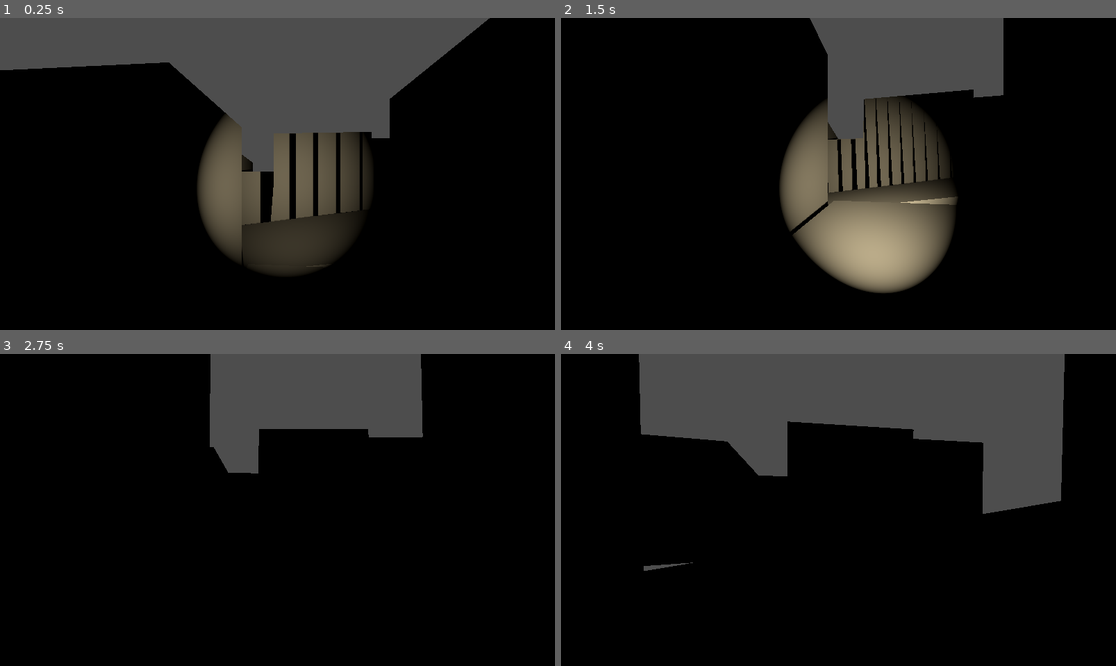
Above: before the commit, frames 1-4 (two rows, left to right).
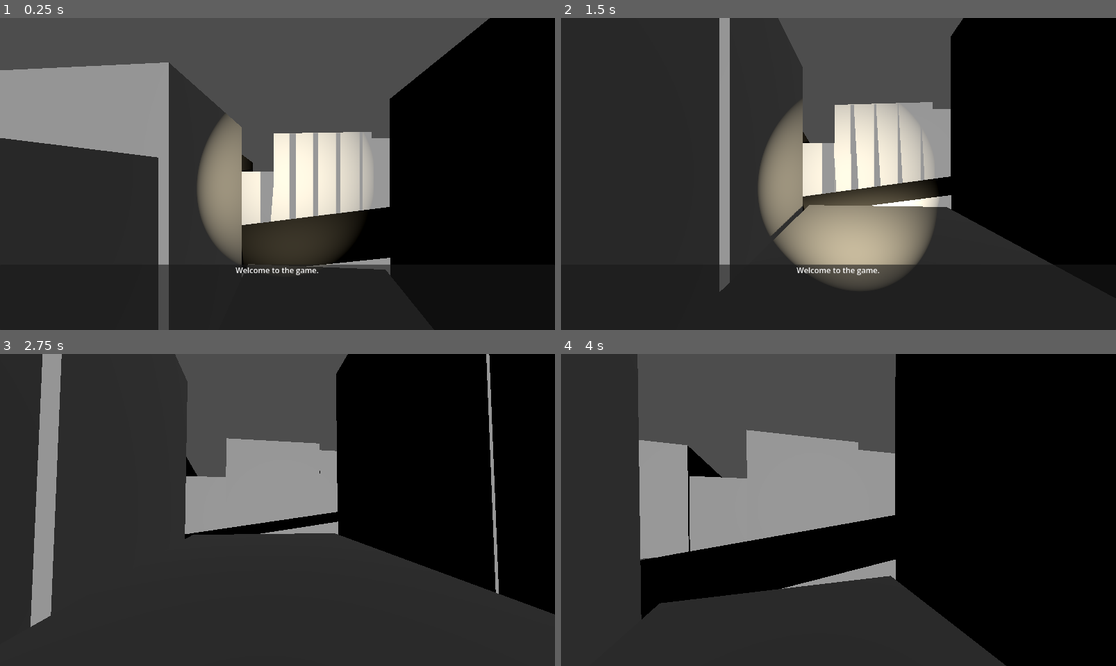
Above: after the commit, the same moments.

Repository: AlexYud/descarrilado
Game: Godot game, scene res://scenes/Main.tscn
The game is run twice, just before and just after one commit, with the same random seed, the same clock (stepped at 60 frames per second) and the same inputs. Sound files missing from this copy of the repository are replaced by a short silence.
Inputs (mouse positions are in pixels of both pictures, inside the frame that each line leads up to):
- Up to frame 1 (0.25 s): no input
- Up to frame 2 (1.5 s): tap Enter (dialog_continue, bound only after the commit) at 0.5, 0.8, 1.35 s; move the mouse to (866, 174) at 0.52 s; hold Ctrl (crouch) 0.53-1.28 s; hold W (up) from 0.53 s (still down); click (866, 174) at 0.67 s; tap Space (jump) at 0.77 s; move the mouse to (810, 174) at 1.27 s; click (810, 174) at 1.42 s
- Up to frame 3 (2.75 s): keep holding W (up); tap Space (jump) at 1.52 s; tap Ctrl (crouch) at 1.55 s; move the mouse to (288, 503) at 2.02 s; hold Ctrl (crouch) from 2.03 s (still down); click (288, 503) at 2.17 s; tap Enter (dialog_continue, bound only after the commit) at 2.3 s
- Up to frame 4 (4 s): keep holding W (up); move the mouse to (832, 516) at 2.77 s; release Ctrl (crouch) at 2.78 s; click (832, 516) at 2.85 s; tap Space (jump) at 3.02, 3.77 s; tap Ctrl (crouch) at 3.05 s; move the mouse to (877, 513) at 3.52 s; hold Shift (sprint) from 3.53 s (still down); click (877, 513) at 3.67 s; tap Enter (dialog_continue, bound only after the commit) at 3.8 s

The runs differ from the first frame. In frame 1, 48% of the frame differs, in the area x 0-79%, y 14-100%; in frame 2, 70%, in the area x 0-100%, y 0-100%; in frame 3, 70%; in frame 4, 55%.

Commit message:
Implement dialogue system with DialogueManager and DialogueBox

Diff:
--- a/project.godot
+++ b/project.godot
@@ -14,6 +14,10 @@
 run/main_scene="uid://cily3cdujyv7r"
 config/features=PackedStringArray("4.6", "Forward Plus")
 config/icon="res://icon.svg"
+
+[autoload]
+
+DialogueManager="*uid://ce4t2jp8vp1ce"
 
 [input]
 
@@ -62,6 +66,11 @@
 "events": [null, Object(InputEventMouseButton,"resource_local_to_scene":false,"resource_name":"","device":-1,"window_id …(264 unchanged characters)…
 ]
 }
+dialog_continue={
+"deadzone": 0.2,
+"events": [Object(InputEventKey,"resource_local_to_scene":false,"resource_name":"","device":-1,"window_id":0,"alt_pressed":false,"shift_pressed":false,"ctrl_pressed":false,"meta_pressed":false,"pressed":false,"keycode":0,"physical_keycode":4194309,"key_label":0,"unicode":0,"location":0,"echo":false,"script":null)
+]
+}
 
 [physics]
 
--- a/scenes/Main.tscn
+++ b/scenes/Main.tscn
@@ -179,3 +179,6 @@
 transform = Transform3D(0.995453, 0, -0.09525506, 0, 1, 0, 0.09525506, 0, 0.995453, 10.4976015, 3.429609, -11.476193)
 use_collision = true
 size = Vector3(13.437012, 6.964081, 4.8323402)
+
+[node name="DirectionalLight3D" type="DirectionalLight3D" parent="." unique_id=2049918596]
+transform = Transform3D(1, 0, 0, 0, 1, 0, 0, 0, 1, 0, 38.318886, 0)
--- a/scripts/Player.gd
+++ b/scripts/Player.gd
@@ -50,27 +50,45 @@
 var original_hand_position: Vector3 = Vector3.ZERO
 
 var audio_trigger_areas: Dictionary = {}
+var dialogue_frozen: bool = false
 
 
 func _ready() -> void:
+	if not DialogueManager.player_freeze_changed.is_connected(_on_dialogue_freeze_changed):
+		DialogueManager.player_freeze_changed.connect(_on_dialogue_freeze_changed)
+
 	Input.set_mouse_mode(Input.MOUSE_MODE_CAPTURED)
 	original_camera_position = camera.position
 	original_hand_position = hand.position
 	register_audio_triggers()
 
+	# Optional test:
+	DialogueManager.show_timed("Welcome to the game.", 2.0, true)
+	DialogueManager.show_continue("This message waits for Enter.", false)
+
 
 func _input(event: InputEvent) -> void:
+	if event is InputEventKey and event.pressed and event.keycode == KEY_ESCAPE:
+		get_tree().quit()
+		return
+
+	if dialogue_frozen:
+		return
+
 	if event is InputEventMouseMotion:
 		look_yaw += event.relative.x * camera_sensitivity
 		look_pitch += event.relative.y * camera_sensitivity
 		look_pitch = clampf(look_pitch, -35.0, 35.0)
 
-	if event is InputEventKey and event.pressed and event.keycode == KEY_ESCAPE:
-		get_tree().quit()
-
 
 func _physics_process(delta: float) -> void:
 	_apply_look(delta)
+
+	if dialogue_frozen:
+		_apply_gravity_only(delta)
+		_update_frozen_view(delta)
+		move_and_slide()
+		return
 
 	var move_dir: Vector3 = _get_move_direction()
 	var wants_crouch: bool = Input.is_action_pressed("crouch")
@@ -83,6 +101,13 @@
 	_update_view_effects(delta, move_dir, wants_crouch, wants_sprint)
 
 	move_and_slide()
+
+
+func _on_dialogue_freeze_changed(is_frozen: bool) -> void:
+	dialogue_frozen = is_frozen
+
+	if dialogue_frozen:
+		_stop_footsteps()
 
 
 func _apply_look(delta: float) -> void:
@@ -171,6 +196,18 @@
 	var fov_speed: float = clampf(horizontal_speed, 0.0, SPRINT_SPEED * 2.0)
 	var target_fov: float = BASE_FOV + FOV_CHANGE * fov_speed
 	camera.fov = lerpf(camera.fov, target_fov, delta * 8.0)
+
+
+func _update_frozen_view(delta: float) -> void:
+	bob_time = 0.0
+	last_step_phase = false
+	_stop_footsteps()
+
+	var final_offset: Vector3 = Vector3(0.0, crouch_offset, 0.0)
+
+	camera.position = camera.position.lerp(original_camera_position + final_offset, delta * camera_lerp_speed)
+	hand.position = hand.position.lerp(original_hand_position + final_offset, delta * camera_lerp_speed)
+	camera.fov = lerpf(camera.fov, BASE_FOV, delta * 8.0)
 
 
 func _headbob(time: float) -> Vector3:
--- /dev/null
+++ b/ui/dialogue/DialogueBox.gd
@@ -0,0 +1,56 @@
+extends CanvasLayer
+class_name DialogueBox
+
+signal finished
+
+@onready var root: Control = $Root
+@onready var message_label: Label = $Root/BottomMargin/Panel/VBox/MessageLabel
+@onready var hint_label: Label = $Root/BottomMargin/Panel/VBox/HintLabel
+@onready var hide_timer: Timer = $HideTimer
+
+var waiting_for_input: bool = false
+
+func _ready() -> void:
+	root.visible = false
+	hide_timer.one_shot = true
+	hide_timer.timeout.connect(_on_hide_timer_timeout)
+
+func show_timed_message(text: String, duration: float) -> void:
+	waiting_for_input = false
+	message_label.text = text
+	hint_label.text = ""
+	root.visible = true
+	hide_timer.start(duration)
+
+func show_continue_message(text: String) -> void:
+	waiting_for_input = true
+	hide_timer.stop()
+	message_label.text = text
+	hint_label.text = "Press Enter or click to continue"
+	root.visible = true
+
+func hide_message() -> void:
+	waiting_for_input = false
+	hide_timer.stop()
+	root.visible = false
+
+func _unhandled_input(event: InputEvent) -> void:
+	if not root.visible:
+		return
+
+	if not waiting_for_input:
+		return
+
+	if event.is_action_pressed("dialog_continue"):
+		get_viewport().set_input_as_handled()
+		finished.emit()
+		return
+
+	if event is InputEventMouseButton:
+		var mouse_event: InputEventMouseButton = event
+		if mouse_event.pressed and mouse_event.button_index == MOUSE_BUTTON_LEFT:
+			get_viewport().set_input_as_handled()
+			finished.emit()
+
+func _on_hide_timer_timeout() -> void:
+	finished.emit()
--- /dev/null
+++ b/ui/dialogue/DialogueBox.tscn
@@ -0,0 +1,42 @@
+[gd_scene format=3 uid="uid://e2gh377r1chw"]
+
+[ext_resource type="Script" uid="uid://cdr71vk7hbsph" path="res://ui/dialogue/DialogueBox.gd" id="1_jlwca"]
+
+[node name="DialogueBox" type="CanvasLayer" unique_id=316858389]
+script = ExtResource("1_jlwca")
+
+[node name="Root" type="Control" parent="." unique_id=1813859167]
+layout_mode = 3
+anchors_preset = 15
+anchor_right = 1.0
+anchor_bottom = 1.0
+grow_horizontal = 2
+grow_vertical = 2
+
+[node name="BottomMargin" type="MarginContainer" parent="Root" unique_id=1394726270]
+layout_mode = 1
+offset_top = 512.0
+offset_right = 1152.0
+offset_bottom = 648.0
+
+[node name="Panel" type="PanelContainer" parent="Root/BottomMargin" unique_id=1782297319]
+layout_mode = 2
+
+[node name="VBox" type="VBoxContainer" parent="Root/BottomMargin/Panel" unique_id=296830652]
+layout_mode = 2
+
+[node name="MessageLabel" type="Label" parent="Root/BottomMargin/Panel/VBox" unique_id=521202641]
+layout_mode = 2
+text = "Dialogue text here"
+horizontal_alignment = 1
+vertical_alignment = 1
+autowrap_mode = 2
+
+[node name="HintLabel" type="Label" parent="Root/BottomMargin/Panel/VBox" unique_id=9767359]
+layout_mode = 2
+text = "Press enter to continue"
+horizontal_alignment = 1
+autowrap_mode = 2
+
+[node name="HideTimer" type="Timer" parent="." unique_id=931241734]
+one_shot = true
--- /dev/null
+++ b/ui/dialogue/DialogueManager.gd
@@ -0,0 +1,91 @@
+extends Node
+
+signal player_freeze_changed(is_frozen: bool)
+
+const DIALOGUE_BOX_SCENE: PackedScene = preload("res://ui/dialogue/DialogueBox.tscn")
+
+var dialogue_box: DialogueBox
+var queue: Array[Dictionary] = []
+var showing: bool = false
+var ui_ready: bool = false
+var current_message_freezes_player: bool = false
+
+func _ready() -> void:
+	dialogue_box = DIALOGUE_BOX_SCENE.instantiate()
+
+	# Add it after the current scene setup finishes
+	get_tree().root.call_deferred("add_child", dialogue_box)
+
+	# Wait until the DialogueBox actually enters the tree and finishes _ready()
+	await dialogue_box.ready
+
+	dialogue_box.finished.connect(_on_dialogue_finished)
+	ui_ready = true
+	_try_show_next()
+
+func show_timed(text: String, duration: float = 2.0, freeze_player: bool = false) -> void:
+	queue.append({
+		"type": "timed",
+		"text": text,
+		"duration": duration,
+		"freeze_player": freeze_player
+	})
+	_try_show_next()
+
+func show_continue(text: String, freeze_player: bool = false) -> void:
+	queue.append({
+		"type": "continue",
+		"text": text,
+		"freeze_player": freeze_player
+	})
+	_try_show_next()
+
+func clear_all() -> void:
+	queue.clear()
+	showing = false
+
+	if current_message_freezes_player:
+		current_message_freezes_player = false
+		player_freeze_changed.emit(false)
+
+	if is_instance_valid(dialogue_box) and ui_ready:
+		dialogue_box.hide_message()
+
+func _try_show_next() -> void:
+	if not ui_ready:
+		return
+
+	if showing:
+		return
+
+	if queue.is_empty():
+		return
+
+	if not is_instance_valid(dialogue_box):
+		return
+
+	showing = true
+	var item: Dictionary = queue.pop_front()
+
+	var dialog_type: String = item["type"]
+	var text: String = item["text"]
+	current_message_freezes_player = bool(item.get("freeze_player", false))
+
+	if current_message_freezes_player:
+		player_freeze_changed.emit(true)
+
+	if dialog_type == "timed":
+		var duration: float = float(item["duration"])
+		dialogue_box.show_timed_message(text, duration)
+	else:
+		dialogue_box.show_continue_message(text)
+
+func _on_dialogue_finished() -> void:
+	dialogue_box.hide_message()
+
+	if current_message_freezes_player:
+		current_message_freezes_player = false
+		player_freeze_changed.emit(false)
+
+	showing = false
+	_try_show_next()
Not shown, added: ui/dialogue/DialogueBox.gd.uid
Not shown, added: ui/dialogue/DialogueManager.gd.uid
